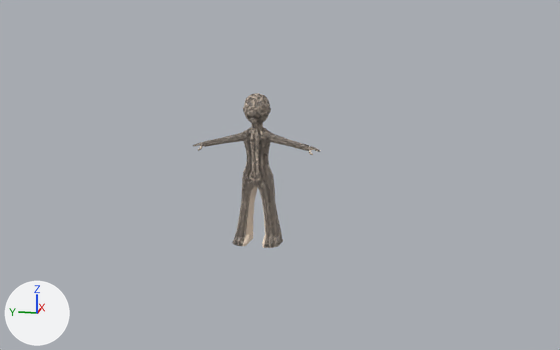
A saved change to the Blender file Philos/philos.blend.
The view is the same before and after, from a 50 mm camera at (-45.8, -10.6, 10.8) aimed at (0.4, -1.3, -0.7). Arrows for +X, +Y and +Z are at lower left; the lights stay in place.

The older version as bpy lines, for what is in view:
```python
me_sphere = bpy.data.meshes.new('Sphere')
me_sphere.from_pydata(...)  # 1153 vertices, 1097 faces; spans x -1.17..1.04, y -3.99..0.0, z -8.64..0.75
me_sphere.materials.append(mat_skin_1)
ob_philo_1 = bpy.data.objects.new('Philo 1', me_sphere)
ob_philo_1.location = (-0.14, 0.0, 3.65)
_m = ob_philo_1.modifiers.new('Mirror', 'MIRROR')
_m.use_axis = (False, True, False)
```
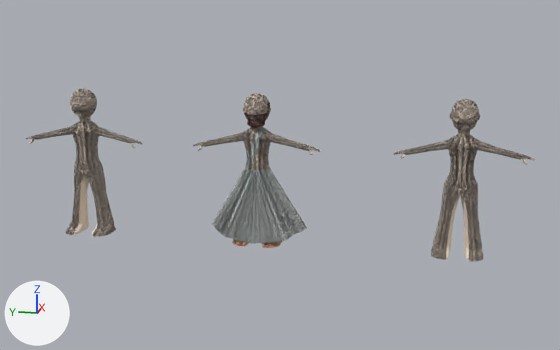
Pixel boxes (x1, y1, x2, y2) of what changed, in the pictures (560 x 350 px):
'Philo 1', reshaped, modifiers changed: (193, 93, 320, 248) in both
'Philo 3', added: after (394, 99, 535, 261)
'Philo 2', added: after (26, 89, 142, 237)
part 1 of me_sphere, built on: before (242, 103, 308, 155); after (212, 102, 314, 246)
part 2 of me_sphere, recoloured: (262, 241, 283, 248) in both

The change, as a list of edits to the scene's bpy script:
```text
Add mat_cloth_white:
    mat_cloth_white = bpy.data.materials.new('cloth white')
    # nodes: BsdfPrincipled, Bump, Mapping, Mix, OutputMaterial, TexCoord, TexNoise, TexVoronoi, ValToRGB
    # colours: white #f5fff9, black #000000, white #ffffff
Add mat_bear:
    mat_bear = bpy.data.materials.new('bear')
    # nodes: BsdfPrincipled, Bump, Mapping, Mix, OutputMaterial, TexCoord, TexNoise, TexVoronoi, ValToRGB
    # colours: dark red #7b3829, dark red #5a291e, black #000000, white #ffffff
Add mat_wood:
    mat_wood = bpy.data.materials.new('wood')
    # nodes: BsdfPrincipled, Bump, Mapping, Mix, OutputMaterial, TexCoord, TexNoise, ValToRGB
    # colours: orange #ff7d49, orange #ef945b, black #000000, white #ffffff
Add mat_cord:
    mat_cord = bpy.data.materials.new('cord')
    # nodes: BsdfPrincipled, Bump, Mapping, Mix, OutputMaterial, TexCoord, TexNoise, TexVoronoi, ValToRGB
    # colours: brown #a64426, brown #732f1a, black #000000, white #ffffff
Change me_sphere:
    used by ob_philo_1; location = (-0.14, 0.0, 3.65)
    remove me_sphere.from_pydata(...)  # 1153 vertices, 1097 faces; spans x -1.17..1.04, y -3.99..0.0, z -8.64..0.75
    add me_sphere.from_pydata(...)  # 5380 vertices, 5385 faces; spans x -1.29..2.18, y -3.99..3.99, z -8.64..0.75
    me_sphere part 1: 2 vertices moved within x -0.74..-0.7, y -0.26..-0.13, z -0.76..-0.5; 211 vertices removed from x -0.83..0.83, y -3.25..0.0, z -2.81..0.13; 4438 vertices added at x -1.29..2.18, y -3.96..3.99, z -8.64..0.73
    me_sphere part 2: 24 faces spanning x -1.17..1.04, y -1.55..-0.38, z -8.64..-8.45 switch from mat_skin_1 to mat_wood
    add me_sphere.materials.append(mat_cloth_white)
    add me_sphere.materials.append(mat_cord)
    add me_sphere.materials.append(mat_bear)
Add me_sphere_004:
    me_sphere_004.from_pydata(...)  # 1568 vertices, 1508 faces; spans x -1.17..1.04, y -3.99..0.0, z -8.64..0.75
    me_sphere_004.materials.append(mat_skin_1)
Change ob_philo_1:
    remove _m = ob_philo_1.modifiers.new('Mirror', 'MIRROR')
    remove _m.use_axis = (False, True, False)
Add ob_philo_3:
    ob_philo_3 = bpy.data.objects.new('Philo 3', me_sphere_004)
    ob_philo_3.location = (-0.14, -12.32, 3.65)
    _m = ob_philo_3.modifiers.new('Mirror', 'MIRROR')
    _m.use_axis = (False, True, False)
Add ob_philo_2:
    ob_philo_2 = bpy.data.objects.new('Philo 2', me_sphere_004.copy())
    ob_philo_2.location = (-0.14, 11.29, 3.65)
    _m = ob_philo_2.modifiers.new('Mirror', 'MIRROR')
    _m.use_axis = (False, True, False)
```
